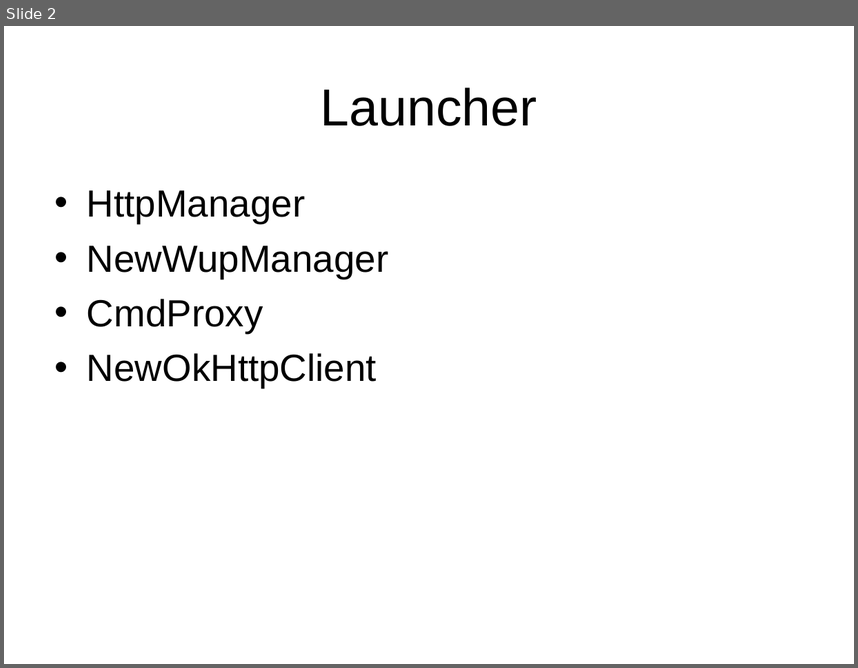
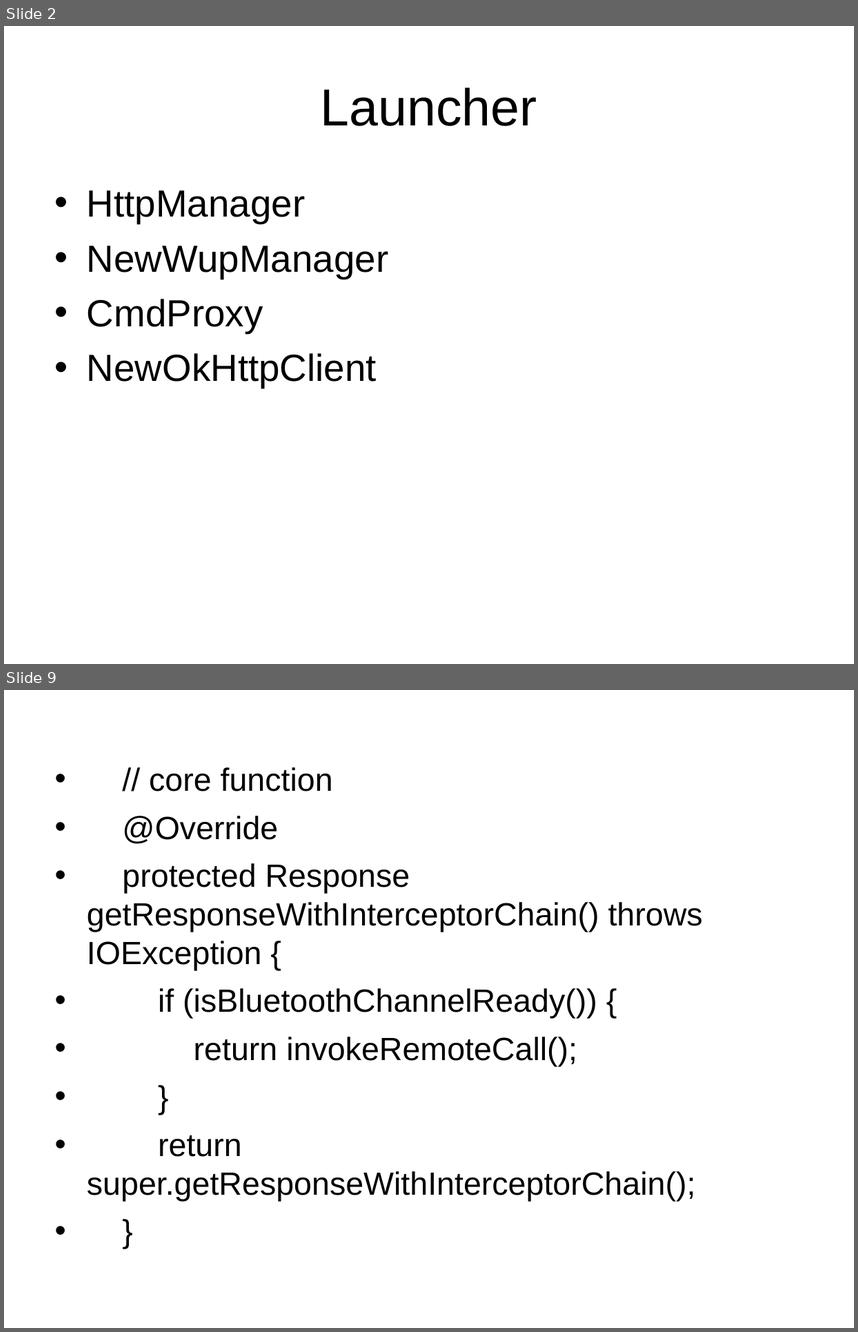
Before and after one commit to bradenwu/HttpFramework, a slide deck: doc/独立通信HttpFramework.ppt. Shown one above the other, each under a label of ours: slide 2 before the commit, slides 2 and 9 after it; the slides between them are not shown. The pictures are 858x668 and 858x1332 pixels, drawn with LibreOffice and Linux fonts; fonts in the diff are those of the drawing. Boxes give left, top, right and bottom in pixels: in the first picture for what was removed or moved away, otherwise in the second. Text is boxed around its words. In the diff, an @@ line names an element or a change of style, - is before the commit and + after.

```diff
--- a/doc/独立通信HttpFramework.ppt
+++ b/doc/独立通信HttpFramework.ppt
@@ slide 9 added at (4,690,854,1328), background #FFFFFF @@
@@ text added at (87,767,703,1201), 27.2 pt, text #000000 @@
+• // core function
+• @Override
+• protected Response getResponseWithInterceptorChain() throws IOException {
+• if (isBluetoothChannelReady()) {
+• return invokeRemoteCall();
+• }
+• return super.getResponseWithInterceptorChain();
+• }
```
Also in this commit, not shown: 8 other slides added, 5 slides removed, 2 other files.
